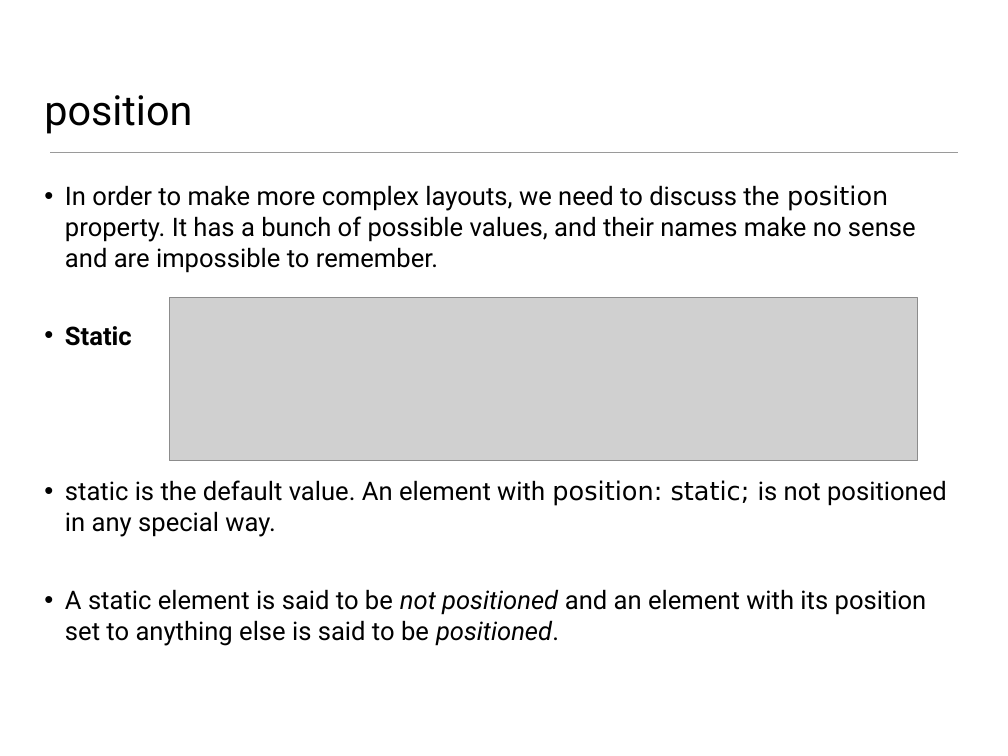
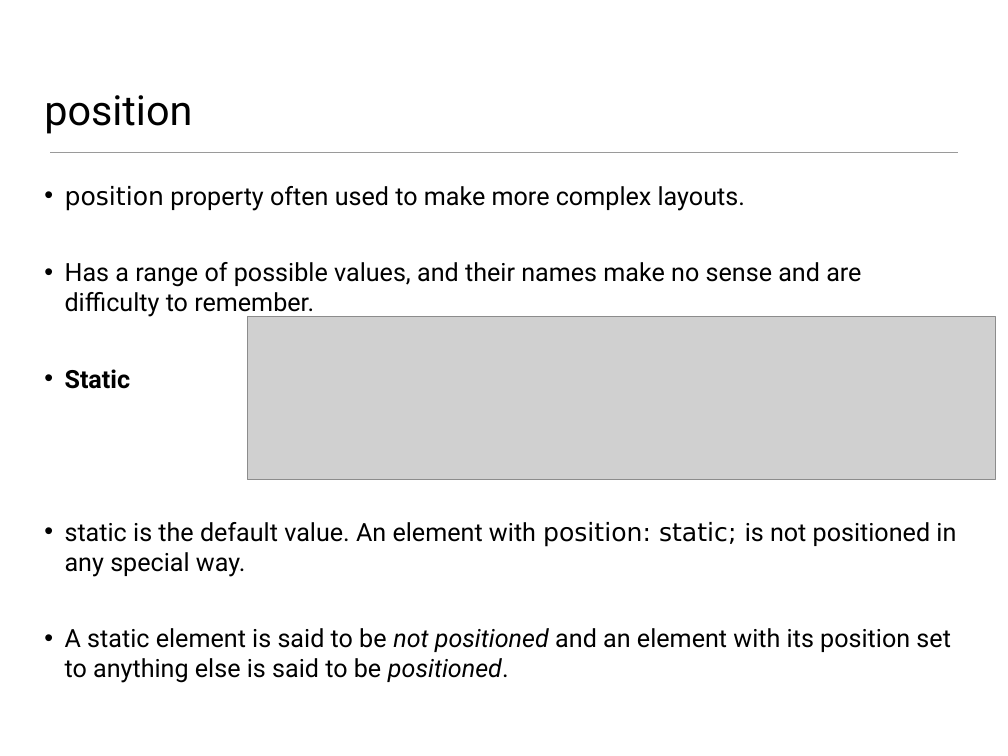
Before and after one commit to wit-web-dev-2015/web-dev-1, a slide deck: slide 10 of topic06/talk-1/a-css-layout-part1.pptx. Drawn at 1008x756 pixels with LibreOffice and Linux fonts; fonts in the diff are those of the drawing; grey boxes stand for pictures. Boxes give left, top, right and bottom in pixels: in the first picture for what was removed or moved away, otherwise in the second. Text is boxed around its words. In the diff, an @@ line names an element or a change of style, - is before the commit and + after.

Commit message:
slide layout update

```diff
--- a/topic06/talk-1/a-css-layout-part1.pptx
+++ b/topic06/talk-1/a-css-layout-part1.pptx
@@ text at (65, 186, 861, 318): text changed; size 26 to 25.5 pt @@
-• In order to make more complex layouts, we need to discuss the position property. It has a bunch of possible values, and their names make no sense and are impossible to remember.
+• position property often used to make more complex layouts.
+• Has a range of possible values, and their names make no sense and are difficulty to remember.
@@ picture: place and size @@
-picture at (169, 298, 917, 461)
+picture at (247, 317, 995, 480)
@@ text at (65, 369, 956, 683): size 26 to 25.5 pt in "Static", "static is the default value. An element ...", "A static element is said to be ..."; less space between paragraphs @@
```
Also in this commit, not shown: 12 other slides changed, 1 slide added, 16 other files.
